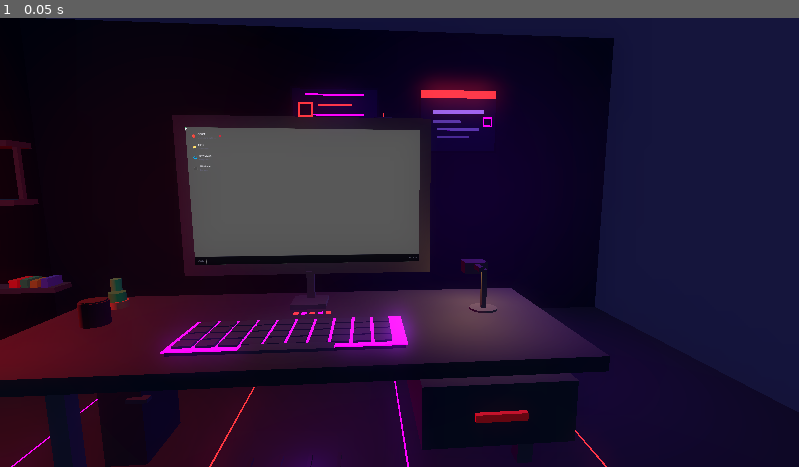
Above: before the commit, frame 1.
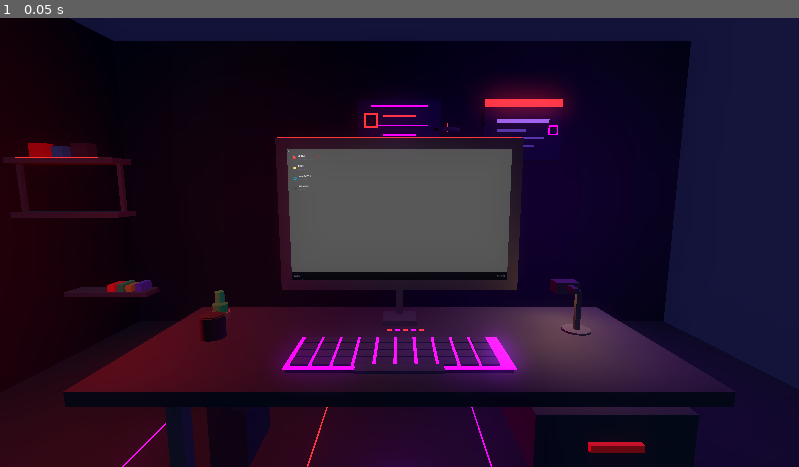
Above: after the commit, the same moment.

Repository: Nuzzload/eax37
Game: Godot game, scene res://room.tscn
Same seed, same stepped clock (60 frames per second), same inputs: the game is played once before the commit and once after it.
Inputs:
- Up to frame 1 (0.05 s): no input

The runs differ from the first frame. In frame 1, 39% of the frame differs, in the area x 0-89%, y 0-100%.

Commit message:
Corrections

Diff:
--- a/filenode.gd
+++ /dev/null
@@ -1,13 +0,0 @@
-extends Node
-
-@export var is_folder: bool = false
-
-# Le vrai nom du fichier, affiché dans le terminal
-@export var filename: String = "file.txt"
-
-# Contenu du fichier
-@export var content: String = "Hello World!"
-
-# Méthode pour retourner le contenu
-func get_content() -> String:
-	return content
--- a/foldernode.gd
+++ /dev/null
@@ -1,3 +0,0 @@
-extends Node
-
-@export var is_folder: bool = true
--- a/font.tres
+++ /dev/null
@@ -1,18 +0,0 @@
-[gd_resource type="FontFile" format=3 uid="uid://cw7cdtqrwdmn8"]
-
-[resource]
-resource_name = "JetBrains"
-cache/0/variation_coordinates = {}
-cache/0/face_index = 0
-cache/0/embolden = 0.0
-cache/0/transform = Transform2D(1, 0, 0, 1, 0, 0)
-cache/0/spacing_top = 0
-cache/0/spacing_bottom = 0
-cache/0/spacing_space = 0
-cache/0/spacing_glyph = 0
-cache/0/baseline_offset = 0.0
-cache/0/16/0/ascent = 0.0
-cache/0/16/0/descent = 0.0
-cache/0/16/0/underline_position = 0.0
-cache/0/16/0/underline_thickness = 0.0
-cache/0/16/0/scale = 1.0
--- a/icon.svg
+++ /dev/null
@@ -1 +0,0 @@
-<svg xmlns="http://www.w3.org/2000/svg" width="128" height="128"><rect width="124" height="124" x="2" y="2" fill="#363d52" stroke="#212532" stroke-width="4" rx="14"/><g fill="#fff" transform="translate(12.322 12.322)scale(.101)"><path d="M105 673v33q407 354 814 0v-33z"/><path fill="#478cbf" d="m105 673 152 14q12 1 15 14l4 67 132 10 8-61q2-11 15-15h162q13 4 15 15l8 61 132-10 4-67q3-13 15-14l152-14V427q30-39 56-81-35-59-83-108-43 20-82 47-40-37-88-64 7-51 8-102-59-28-123-42-26 43-46 89-49-7-98 0-20-46-46-89-64 14-123 42 1 51 8 102-48 27-88 64-39-27-82-47-48 49-83 108 26 42 56 81zm0 33v39c0 276 813 276 814 0v-39l-134 12-5 69q-2 10-14 13l-162 11q-12 0-16-11l-10-65H446l-10 65q-4 11-16 11l-162-11q-12-3-14-13l-5-69z"/><path d="M483 600c0 34 58 34 58 0v-86c0-34-58-34-58 0z"/><circle cx="725" cy="526" r="90"/><circle cx="299" cy="526" r="90"/></g><g fill="#414042" transform="translate(12.322 12.322)scale(.101)"><circle cx="307" cy="532" r="60"/><circle cx="717" cy="532" r="60"/></g></svg>
--- a/new_viewport_texture.tres
+++ /dev/null
@@ -1,4 +0,0 @@
-[gd_resource type="ViewportTexture" format=3 uid="uid://bdld4pxuvd33n"]
-
-[resource]
-viewport_path = NodePath("SubViewport")
--- a/os/OS.tscn
+++ b/os/OS.tscn
@@ -1,6 +1,8 @@
 [gd_scene format=3 uid="uid://bk4d6fhfa17ou"]
 
 [ext_resource type="Script" uid="uid://cx5388hx476ob" path="res://os/os_main.gd" id="1_r31lc"]
+[ext_resource type="Resource" path="res://os/apps/cipher/cipher_app.tres" id="2_cipher"]
+[ext_resource type="Resource" path="res://os/apps/terminal/terminal_app.tres" id="3_terminal"]
 [ext_resource type="Script" uid="uid://c1mkicepqis7e" path="res://os/window_manager.gd" id="3_ifhlw"]
 [ext_resource type="PackedScene" uid="uid://b7xkgeka1gv5i" path="res://os/ui/desktop_icons.tscn" id="4_skjxj"]
 [ext_resource type="PackedScene" uid="uid://bwfkwog1ijjo5" path="res://os/ui/taskbar.tscn" id="4_t6h0g"]
@@ -14,6 +16,7 @@
 grow_horizontal = 2
 grow_vertical = 2
 script = ExtResource("1_r31lc")
+apps_list = Array[Resource("res://os/app_resource.gd")]([ExtResource("2_cipher"), ExtResource("3_terminal")])
 
 [node name="Wallpaper" type="TextureRect" parent="." unique_id=2094554730]
 layout_mode = 1
--- /dev/null
+++ b/os/app_resource.gd
@@ -0,0 +1,10 @@
+# app_resource.gd
+extends Resource
+class_name AppResource
+
+@export var id: String = ""
+@export var label: String = ""
+@export var icon: Texture2D
+@export var scene: PackedScene
+@export var default_size: Vector2 = Vector2(600, 400)
+@export var accent_color: Color = Color("#3366cc")
--- /dev/null
+++ b/os/apps/cipher/cipher_app.tres
@@ -0,0 +1,12 @@
+[gd_resource type="Resource" script_class="AppResource" load_steps=3 format=3]
+
+[ext_resource type="Script" uid="uid://ylk2d57wuy5p" path="res://os/app_resource.gd" id="1_script"]
+[ext_resource type="PackedScene" uid="uid://cwq68qypopye" path="res://os/apps/cipher/cipher.tscn" id="2_scene"]
+
+[resource]
+script = ExtResource("1_script")
+id = "cipher"
+label = "CIPHER"
+scene = ExtResource("2_scene")
+default_size = Vector2(520, 520)
+accent_color = Color(0.8, 0.133333, 0.2, 1)
--- /dev/null
+++ b/os/apps/terminal/terminal_app.tres
@@ -0,0 +1,12 @@
+[gd_resource type="Resource" script_class="AppResource" load_steps=3 format=3]
+
+[ext_resource type="Script" uid="uid://ylk2d57wuy5p" path="res://os/app_resource.gd" id="1_script"]
+[ext_resource type="PackedScene" uid="uid://dnvnmyvlrjqdn" path="res://os/apps/terminal/terminal.tscn" id="2_scene"]
+
+[resource]
+script = ExtResource("1_script")
+id = "terminal"
+label = "TERMINAL"
+scene = ExtResource("2_scene")
+default_size = Vector2(620, 440)
+accent_color = Color(0.133333, 0.8, 0.4, 1)
--- a/os/os_main.gd
+++ b/os/os_main.gd
@@ -7,15 +7,16 @@
 @onready var taskbar: Control = $Taskbar
 @onready var desktop_icons: Control = $DesktopIcons
 
-# Enregistre les apps disponibles
-const APPS = {
-	"cipher":   { "label": "CIPHER",    "scene": "res://os/apps/cipher/cipher.tscn" },
-	"files":    { "label": "FILES",     "scene": "res://os/apps/files/files.tscn" },
-	"browser":  { "label": "NAVIGATOR", "scene": "res://os/apps/browser/browser.tscn" },
-	"terminal": { "label": "TERMINAL",  "scene": "res://os/apps/terminal/terminal.tscn" },
-}
+# Liste des ressources d'applications
+@export var apps_list: Array[AppResource] = []
+
+var apps_dict: Dictionary = {}
 
 func _ready():
+	# Initialise le dictionnaire pour un accès rapide
+	for app in apps_list:
+		apps_dict[app.id] = app
+
 	# Signal depuis les icônes du bureau
 	desktop_icons.app_opened.connect(_on_app_opened)
 	# Signal depuis la taskbar
@@ -28,7 +29,8 @@
 
 
 func _on_app_opened(app_id: String):
-	window_manager.open_app(app_id, APPS[app_id])
+	if apps_dict.has(app_id):
+		window_manager.open_app_resource(apps_dict[app_id])
 
 
 func _on_taskbar_app_focused(app_id: String):
@@ -40,7 +42,8 @@
 
 
 func _on_window_opened(app_id: String):
-	taskbar.add_app(app_id, APPS[app_id]["label"])
+	if apps_dict.has(app_id):
+		taskbar.add_app(app_id, apps_dict[app_id].label)
 
 
 func _on_window_closed(app_id: String):
--- a/os/ui/window.gd
+++ b/os/ui/window.gd
@@ -48,16 +48,17 @@
 	var local = cursor_pos - position
 	if pressed:
 		focus_requested.emit()
-		var close_rect = Rect2(Vector2(size.x - 28, 6), Vector2(20, 20))
-		if close_rect.has_point(local):
-			close_requested.emit()
-			return
-		var min_rect = Rect2(Vector2(size.x - 52, 6), Vector2(20, 20))
-		if min_rect.has_point(local):
-			_toggle_minimize()
-			return
-		var tb_rect = Rect2(Vector2.ZERO, Vector2(size.x, TITLEBAR_HEIGHT))
-		if tb_rect.has_point(local):
+
+		# Vérifie si on a cliqué sur un bouton de la barre de titre
+		# On utilise des marges basées sur la taille actuelle pour être plus flexible
+		if local.y >= 0 and local.y <= TITLEBAR_HEIGHT:
+			if local.x >= size.x - 30: # Bouton Close (approximatif)
+				close_requested.emit()
+				return
+			if local.x >= size.x - 55: # Bouton Minimize (approximatif)
+				_toggle_minimize()
+				return
+
 			on_drag_start(cursor_pos)
 	else:
 		on_drag_end()
--- a/os/window_manager.gd
+++ b/os/window_manager.gd
@@ -17,24 +17,10 @@
 	"terminal": Vector2(120, 100),
 }
 
-const WINDOW_SIZES = {
-	"cipher":   Vector2(520, 520),
-	"files":    Vector2(680, 480),
-	"browser":  Vector2(740, 520),
-	"terminal": Vector2(620, 440),
-}
 
-const WINDOW_COLORS = {
-	"cipher":   Color("#cc2233"),
-	"files":    Color("#ccaa22"),
-	"browser":  Color("#3366cc"),
-	"terminal": Color("#22cc66"),
-}
-
-
-func open_app(app_id: String, app_data: Dictionary):
-	if open_windows.has(app_id):
-		focus_app(app_id)
+func open_app_resource(app: AppResource):
+	if open_windows.has(app.id):
+		focus_app(app.id)
 		return
 
 	var win = WINDOW_SCENE.instantiate()
@@ -42,22 +28,31 @@
 
 	top_z += 1
 	win.z_index = top_z
-	win.position = START_POSITIONS.get(app_id, Vector2(100, 80))
-	win.custom_minimum_size = WINDOW_SIZES.get(app_id, Vector2(600, 400))
-	win.size = WINDOW_SIZES.get(app_id, Vector2(600, 400))
+	win.position = START_POSITIONS.get(app.id, Vector2(100, 80))
+	win.custom_minimum_size = app.default_size
+	win.size = app.default_size
 
 	win.setup(
-		app_id,
-		app_data["label"],
-		WINDOW_COLORS.get(app_id, Color("#333344")),
-		load(app_data["scene"])
+		app.id,
+		app.label,
+		app.accent_color,
+		app.scene
 	)
 
-	win.close_requested.connect(func(): close_app(app_id))
-	win.focus_requested.connect(func(): focus_app(app_id))
+	win.close_requested.connect(func(): close_app(app.id))
+	win.focus_requested.connect(func(): focus_app(app.id))
 
-	open_windows[app_id] = win
-	window_opened.emit(app_id)
+	open_windows[app.id] = win
+	window_opened.emit(app.id)
+
+
+func open_app(app_id: String, app_data: Dictionary):
+	# Gardé pour compatibilité temporaire si nécessaire
+	var app = AppResource.new()
+	app.id = app_id
+	app.label = app_data.get("label", "App")
+	app.scene = load(app_data["scene"])
+	open_app_resource(app)
 
 
 func close_app(app_id: String):
--- a/room_scene.gd
+++ b/room_scene.gd
@@ -24,8 +24,8 @@
 const VP_SIZE := Vector2(1152, 648)
 
 # Position caméra libre (vue de la pièce)
-const CAM_FREE_POS := Vector3(0.3, 1.4, 1.8)
-const CAM_FREE_ROT := Vector3(-8, -5, 0)
+const CAM_FREE_POS := Vector3(0.0, 1.5, 1.8)
+const CAM_FREE_ROT := Vector3(-8, 0, 0)
 
 # Position caméra face à l'écran
 const CAM_TERMINAL_POS := Vector3(0.0, 1.35, 0.6)
@@ -36,12 +36,12 @@
 
 # Rotation caméra souris
 var mouse_look := false
-var cam_rotation := Vector2(-8, -5)  # pitch, yaw en degrés
+var cam_rotation := Vector2(-8, 0)  # pitch, yaw en degrés
 const MOUSE_SENSITIVITY := 0.15
 const PITCH_MIN := -30.0
 const PITCH_MAX := 20.0
-const YAW_MIN := -40.0
-const YAW_MAX := 10.0
+const YAW_MIN := -30.0
+const YAW_MAX := 30.0
 
 
 func _ready():
@@ -62,7 +62,7 @@
 	# Quand la fenêtre reprend le focus, reconfine la souris
 	if what == NOTIFICATION_APPLICATION_FOCUS_IN:
 		if is_at_terminal:
-			Input.mouse_mode = Input.MOUSE_MODE_HIDDEN
+			Input.mouse_mode = Input.MOUSE_MODE_CAPTURED
 		else:
 			Input.mouse_mode = Input.MOUSE_MODE_CONFINED
 	# Quand on perd le focus, libère la souris
@@ -538,7 +538,7 @@
 			sub_viewport.gui_disable_input = false
 			sub_viewport.push_input(InputEventKey.new())
 			# Cache la vraie souris, active le curseur custom
-			Input.mouse_mode = Input.MOUSE_MODE_HIDDEN  # curseur custom prend le relais
+			Input.mouse_mode = Input.MOUSE_MODE_CAPTURED  # curseur custom prend le relais
 			_find_os_cursor()
 		)
 	else:
--- a/terminal.tscn
+++ /dev/null
@@ -1,83 +0,0 @@
-[gd_scene format=3 uid="uid://dnvnmyvlrjqdn"]
-
-[ext_resource type="FontFile" uid="uid://cw7cdtqrwdmn8" path="res://font.tres" id="1_7d6gb"]
-[ext_resource type="Script" uid="uid://cuo4trjjad1xb" path="res://terminal_text.gd" id="2_b5qft"]
-[ext_resource type="Script" uid="uid://dgvaesn3nb765" path="res://foldernode.gd" id="3_0u45f"]
-[ext_resource type="Script" uid="uid://cj4x0lvr73g3v" path="res://filenode.gd" id="3_b5qft"]
-
-[sub_resource type="StyleBoxEmpty" id="StyleBoxEmpty_0u45f"]
-
-[node name="Terminal" type="Control" unique_id=1656379642]
-layout_mode = 3
-anchors_preset = 15
-anchor_right = 1.0
-anchor_bottom = 1.0
-grow_horizontal = 2
-grow_vertical = 2
-script = ExtResource("2_b5qft")
-
-[node name="ColorRect" type="ColorRect" parent="." unique_id=282143364]
-layout_mode = 1
-anchors_preset = 15
-anchor_right = 1.0
-anchor_bottom = 1.0
-grow_horizontal = 2
-grow_vertical = 2
-color = Color(0, 0, 0, 1)
-
-[node name="VBoxContainer" type="VBoxContainer" parent="." unique_id=502079771]
-layout_mode = 1
-anchors_preset = 15
-anchor_right = 1.0
-anchor_bottom = 1.0
-grow_horizontal = 2
-grow_vertical = 2
-
-[node name="TerminalDisplay" type="RichTextLabel" parent="VBoxContainer" unique_id=1613364076]
-layout_mode = 2
-size_flags_horizontal = 3
-size_flags_vertical = 3
-mouse_filter = 2
-theme_override_colors/default_color = Color(0, 1, 0, 1)
-theme_override_fonts/normal_font = ExtResource("1_7d6gb")
-bbcode_enabled = true
-shortcut_keys_enabled = false
-
-[node name="HBoxContainer" type="HBoxContainer" parent="VBoxContainer" unique_id=1438911147]
-layout_mode = 2
-size_flags_vertical = 8
-mouse_filter = 2
-theme_override_constants/separation = 0
-
-[node name="TerminalPromptLabel" type="Label" parent="VBoxContainer/HBoxContainer" unique_id=299907353]
-layout_mode = 2
-size_flags_horizontal = 0
-theme_override_colors/font_color = Color(0, 1, 0, 1)
-
-[node name="TerminalInput" type="LineEdit" parent="VBoxContainer/HBoxContainer" unique_id=473551337]
-layout_mode = 2
-size_flags_horizontal = 3
-size_flags_vertical = 0
-theme_override_colors/font_color = Color(0, 1, 0, 1)
-theme_override_colors/caret_color = Color(0, 1, 0, 1)
-theme_override_fonts/font = ExtResource("1_7d6gb")
-theme_override_styles/normal = SubResource("StyleBoxEmpty_0u45f")
-placeholder_text = "_"
-context_menu_enabled = false
-emoji_menu_enabled = false
-shortcut_keys_enabled = false
-deselect_on_focus_loss_enabled = false
-drag_and_drop_selection_enabled = false
-
-[node name="filesystem_root" type="Node" parent="." unique_id=2073075414]
-
-[node name="documents" type="Node" parent="filesystem_root" unique_id=1472262731]
-script = ExtResource("3_0u45f")
-
-[node name="file1_txt" type="Node" parent="filesystem_root/documents" unique_id=1152987163]
-script = ExtResource("3_b5qft")
-
-[node name="password_txt" type="Node" parent="filesystem_root" unique_id=472443028]
-script = ExtResource("3_b5qft")
-filename = "password.txt"
-content = "mysuperpassword"
--- a/terminal_text.gd
+++ /dev/null
@@ -1,316 +0,0 @@
-# terminal.gd
-extends Control
-
-@onready var display: RichTextLabel = $VBoxContainer/TerminalDisplay
-@onready var input: LineEdit = $VBoxContainer/HBoxContainer/TerminalInput
-@onready var prompt_label: Label = $VBoxContainer/HBoxContainer/TerminalPromptLabel
-@onready var filesystem_root = $filesystem_root
-
-var current_dir: Node
-var path_stack: Array[Node] = []
-
-var user := "hacker"
-var host := "eax37"
-
-var history: Array[String] = []
-var history_index := -1
-
-
-func _ready():
-	current_dir = filesystem_root
-	display.bbcode_enabled = true
-	display.scroll_active = true
-	display.scroll_following = true
-	display.clear()
-
-	# Style du LineEdit : fond transparent, texte blanc
-	var stylebox := StyleBoxEmpty.new()
-	input.add_theme_stylebox_override("normal", stylebox)
-	input.add_theme_stylebox_override("focused", stylebox)
-	input.add_theme_stylebox_override("read_only", stylebox)
-	input.add_theme_stylebox_override("hover", stylebox)
-	input.add_theme_stylebox_override("focus", stylebox)
-	input.add_theme_color_override("font_color", Color.WHITE)
-	input.add_theme_color_override("caret_color", Color.LIME_GREEN)
-	input.add_theme_color_override("selection_color", Color(0, 1, 0, 0.3))
-
-	input.text = ""
-	input.focus_mode = Control.FOCUS_ALL
-	input.gui_input.connect(_on_input_event)
-	input.grab_focus()
-
-	update_prompt_label()
-	print_welcome()
-
-
-# -----------------------------
-# PROMPT / PATH
-# -----------------------------
-func get_terminal_path() -> String:
-	if path_stack.is_empty():
-		return "~"
-	var p := "~"
-	for i in range(1, path_stack.size()):
-		p += "/" + path_stack[i].name
-	p += "/" + current_dir.name
-	return p
-
-
-func update_prompt_label():
-	prompt_label.text = "%s@%s:%s$ " % [user, host, get_terminal_path()]
-
-
-func print_welcome():
-	print_line("EAX-37 Terminal v2.3.1 — Type [color=yellow]help[/color] for commands.", "gray")
-	print_line("", "white")
-
-
-# -----------------------------
-# INPUT HANDLING
-# -----------------------------
-func _input(event: InputEvent):
-	if event is InputEventMouseButton and event.pressed:
-		input.grab_focus()
-
-
-func _on_input_event(event: InputEvent):
-	if not (event is InputEventKey and event.pressed):
-		return
-
-	match event.keycode:
-		KEY_UP:
-			if not history.is_empty():
-				history_index = max(0, history_index - 1)
-				input.text = history[history_index]
-				input.caret_column = input.text.length()
-
-		KEY_DOWN:
-			if not history.is_empty():
-				history_index = min(history.size(), history_index + 1)
-				input.text = "" if history_index == history.size() else history[history_index]
-				input.caret_column = input.text.length()
-
-		KEY_ENTER, KEY_KP_ENTER:
-			get_viewport().set_input_as_handled()
-			_on_command(input.text)
-		KEY_TAB:
-			get_viewport().set_input_as_handled()
-			autocomplete()
-
-
-func _on_command(cmd: String):
-	var command_text := cmd.strip_edges()
-
-	display.append_text("[color=lime]%s@%s[/color][color=white]:[/color][color=deepskyblue]%s[/color][color=white]$ %s[/color]\n" % [user, host, get_terminal_path(), command_text])
-
-	if command_text != "":
-		history.append(command_text)
-		history_index = history.size()
-
-	run_command(command_text)
-	input.text = ""
-	update_prompt_label()
-	input.grab_focus()
-
-
-# -----------------------------
-# AUTOCOMPLETE
-# -----------------------------
-func autocomplete():
-	var text := input.text
-	if text.is_empty():
-		return
-
-	var parts: PackedStringArray = text.split(" ")
-	var target: String = parts[-1]
-
-	for child in current_dir.get_children():
-		var entry_name: String = get_entry_name(child)
-		if entry_name != "" and entry_name.begins_with(target):
-			parts[-1] = entry_name
-			input.text = " ".join(parts)
-			input.caret_column = input.text.length()
-			return
-
-
-# -----------------------------
-# HELPERS FILESYSTEM
-# -----------------------------
-func is_folder(node: Node) -> bool:
-	return node.get("is_folder") == true
-
-
-func get_entry_name(node: Node) -> String:
-	if not is_folder(node):
-		return node.get("filename") if node.get("filename") != null else node.name
-	return node.name
-
-
-# -----------------------------
-# COMMANDES
-# -----------------------------
-func run_command(cmd: String):
-	if cmd.is_empty():
-		return
-
-	var parts: PackedStringArray = cmd.split(" ", false)
-	var command: String = parts[0]
-	var args: Array[String] = []
-	for i in range(1, parts.size()):
-		args.append(parts[i])
-
-	match command:
-		"help":
-			cmd_help()
-		"ls":
-			cmd_ls(args)
-		"cd":
-			cmd_cd(args)
-		"pwd":
-			cmd_pwd()
-		"cat":
-			cmd_cat(args)
-		"tree":
-			cmd_tree(current_dir, "")
-		"grep":
-			cmd_grep(args)
-		"ssh":
-			cmd_ssh(args)
-		"clear":
-			display.clear()
-		"echo":
-			print_line(" ".join(args))
-		"whoami":
-			print_line(user)
-		"hostname":
-			print_line(host)
-		_:
-			print_line("bash: %s: command not found" % command, "red")
-
-
-func cmd_help():
-	print_line("Available commands:", "yellow")
-	print_line("  ls              List directory contents", "gray")
-	print_line("  cd [dir]        Change directory", "gray")
-	print_line("  pwd             Print working directory", "gray")
-	print_line("  cat [file]      Display file content", "gray")
-	print_line("  tree            Show directory tree", "gray")
-	print_line("  grep [kw]       Search files for keyword", "gray")
-	print_line("  ssh [host]      Connect to remote host", "gray")
-	print_line("  clear           Clear terminal", "gray")
-	print_line("  whoami          Print username", "gray")
-	print_line("  echo [text]     Print text", "gray")
-
-
-func cmd_ls(_args: Array[String]):
-	var entries := current_dir.get_children()
-	if entries.is_empty():
-		print_line("(empty directory)", "gray")
-		return
-	for child in entries:
-		if is_folder(child):
-			print_line(child.name + "/", "deepskyblue")
-		elif child.has_method("get_content"):
-			print_line(get_entry_name(child), "lightgreen")
-
-
-func cmd_cd(args: Array[String]):
-	if args.is_empty():
-		current_dir = filesystem_root
-		path_stack.clear()
-		return
-
-	var dir: String = args[0]
-
-	if dir == "..":
-		if not path_stack.is_empty():
-			current_dir = path_stack.pop_back()
-		return
-
-	if dir == "~" or dir == "/":
-		current_dir = filesystem_root
-		path_stack.clear()
-		return
-
-	for child in current_dir.get_children():
-		if is_folder(child) and child.name == dir:
-			path_stack.append(current_dir)
-			current_dir = child
-			return
-
-	print_line("cd: no such directory: %s" % dir, "red")
-
-
-func cmd_pwd():
-	print_line(get_terminal_path())
-
-
-func cmd_cat(args: Array[String]):
-	if args.is_empty():
-		print_line("cat: missing file operand", "red")
-		return
-
-	var filename: String = args[0]
-
-	for child in current_dir.get_children():
-		if child.has_method("get_content") and get_entry_name(child) == filename:
-			var content: String = child.get_content()
-			display.append_text("[color=white]" + content + "[/color]\n")
-			scroll_bottom()
-			return
-
-	print_line("cat: %s: No such file" % filename, "red")
-
-
-func cmd_grep(args: Array[String]):
-	if args.is_empty():
-		print_line("grep: missing pattern", "red")
-		return
-
-	var keyword: String = args[0]
-	var found := false
-
-	for child in current_dir.get_children():
-		if child.has_method("get_content"):
-			var content: String = child.get_content()
-			if keyword in content:
-				var fname: String = get_entry_name(child)
-				var highlighted: String = content.replace(keyword, "[color=red]%s[/color]" % keyword)
-				print_line("[color=yellow]%s[/color]: %s" % [fname, highlighted], "white")
-				found = true
-
-	if not found:
-		print_line("grep: no match for '%s'" % keyword, "gray")
-
-
-func cmd_ssh(args: Array[String]):
-	if args.is_empty():
-		print_line("ssh: missing destination", "red")
-		return
-	var target: String = args[0]
-	print_line("Connecting to %s..." % target, "gray")
-	print_line("ssh: connect to host %s: Connection refused" % target, "red")
-
-
-# -----------------------------
-# TREE RECURSION
-# -----------------------------
-func cmd_tree(node: Node, prefix: String):
-	for child in node.get_children():
-		if is_folder(child):
-			print_line(prefix + "├── " + child.name + "/", "deepskyblue")
-			cmd_tree(child, prefix + "│   ")
-		elif child.has_method("get_content"):
-			print_line(prefix + "├── " + get_entry_name(child), "lightgreen")
-
-
-# -----------------------------
-# PRINT + SCROLL
-# -----------------------------
-func print_line(msg: String, color: String = "white"):
-	display.append_text("[color=%s]%s[/color]\n" % [color, msg])
-	scroll_bottom()
-
-
-func scroll_bottom():
-	display.scroll_to_line(display.get_line_count() - 1)
Binary file removed: JetBrainsMono-Regular.ttf
Not shown, removed: JetBrainsMono-Regular.ttf.import
Not shown, removed: filenode.gd.uid
Not shown, removed: foldernode.gd.uid
Not shown, removed: icon.svg.import
Not shown, added: os/app_resource.gd.uid
Not shown, removed: terminal_text.gd.uid
